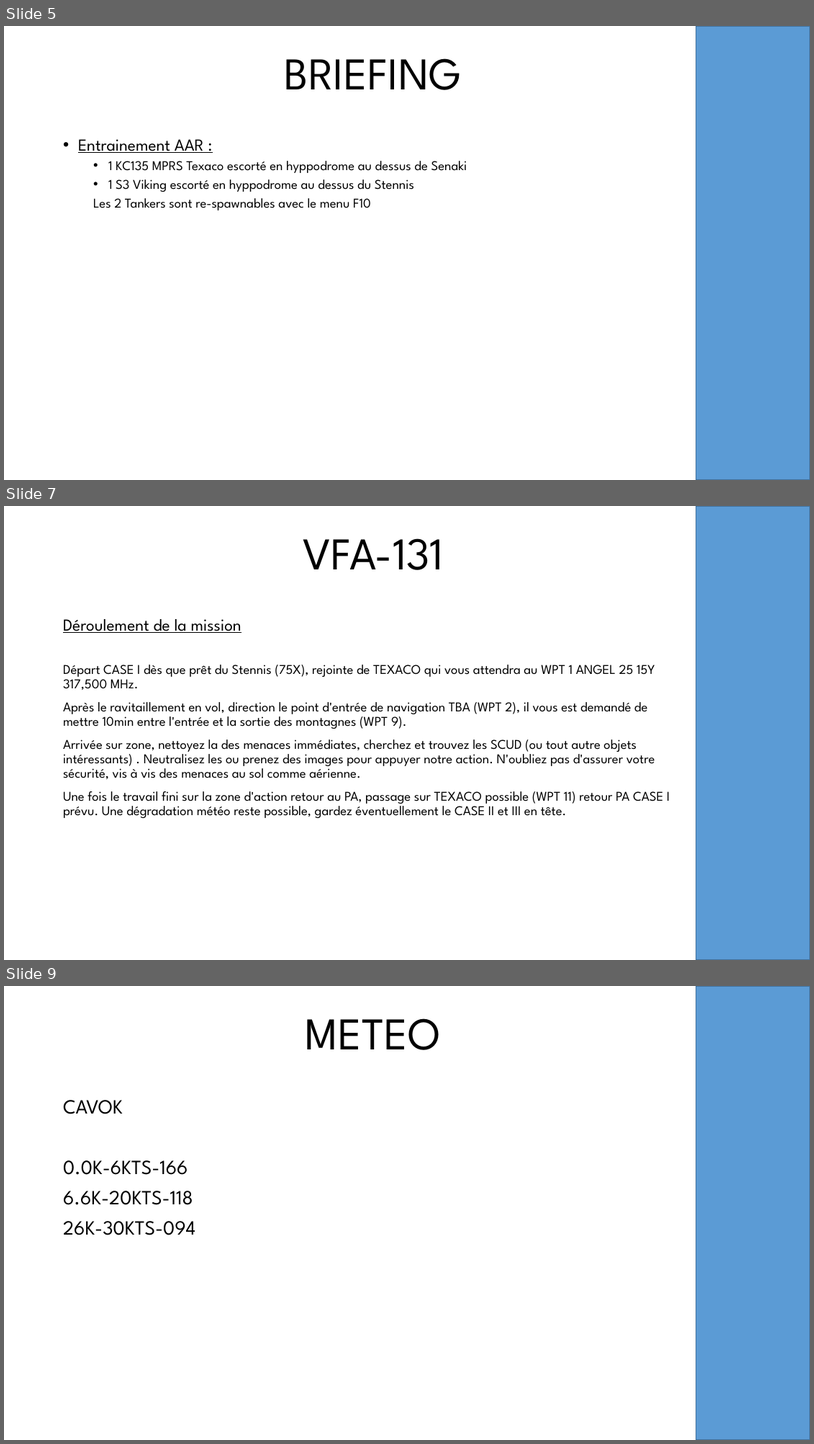
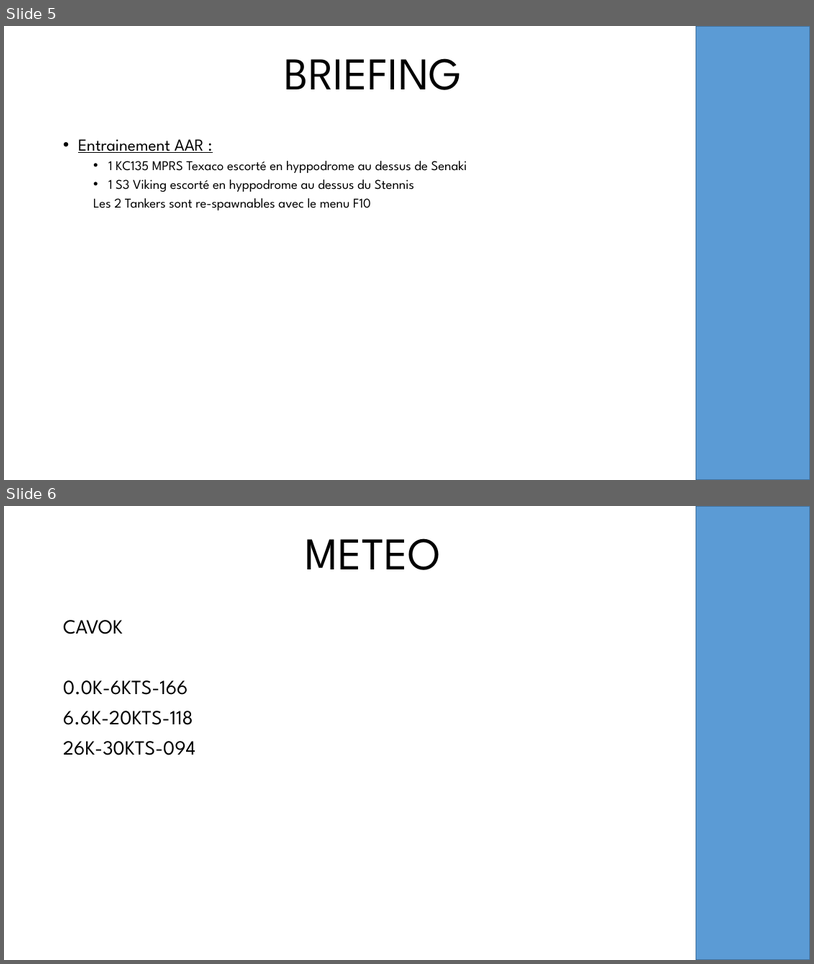
Before and after one commit to oufy-dcs-missions/jtff-missions, a slide deck: vf84-qualification/resources/briefing.pptx. Shown one above the other, each under a label of ours: slides 5, 7 and 9 before the commit, slides 5 and 6 after it; the slides between them are not shown. The pictures are 814x1444 and 814x964 pixels, drawn with LibreOffice and Linux fonts; fonts in the diff are those of the drawing; background and template pictures are left out. Boxes give left, top, right and bottom in pixels: in the first picture for what was removed or moved away, otherwise in the second. Text is boxed around its words. In the diff, an @@ line names an element or a change of style, - is before the commit and + after.

```diff
--- a/vf84-qualification/resources/briefing.pptx
+++ b/vf84-qualification/resources/briefing.pptx
@@ slide 7 removed at <box>4,506,810,960</box>, background picture (left out); not listed: 1 template element that a slide beside it also shows @@
@@ title removed at <box>303,538,444,570</box> @@
-VFA-131
@@ text removed at <box>63,619,670,818</box> @@
-Déroulement de la mission
-Départ CASE I dès que prêt du Stennis (75X), rejointe de TEXACO qui vous attendra au WPT 1 ANGEL 25 15Y 317,500 MHz.
-Après le ravitaillement en vol, direction le point d'entrée de navigation TBA (WPT 2), il vous est demandé de mettre 10min entre l'entrée et la sortie des montagnes (WPT 9).
-Arrivée sur zone, nettoyez la des menaces immédiates, cherchez et trouvez les SCUD (ou tout autre objets intéressants) . Neutralisez les ou prenez des images pour appuyer notre action. N'oubliez pas d'assurer votre sécurité, vis à vis des menaces au sol comme aérienne.
-Une fois le travail fini sur la zone d'action retour au PA, passage sur TEXACO possible (WPT 11) retour PA CASE I prévu. Une dégradation météo reste possible, gardez éventuellement le CASE II et III en tête.
@@ what was slide 9 is now slide 6 @@
```
Also in this commit, not shown: 5 slides changed, 2 other slides removed, 1 other file.
